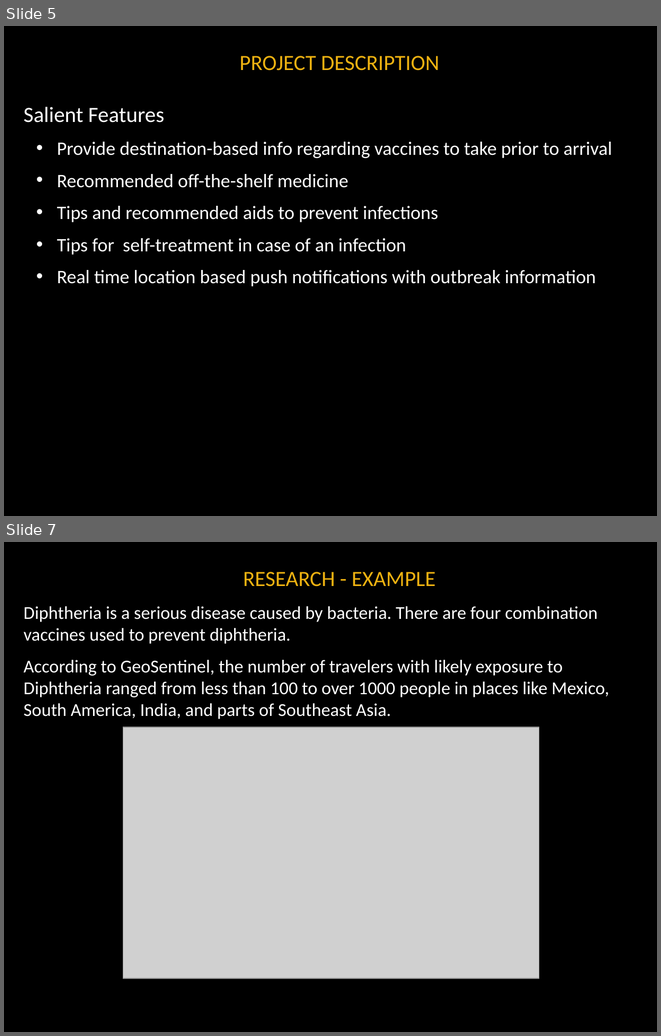
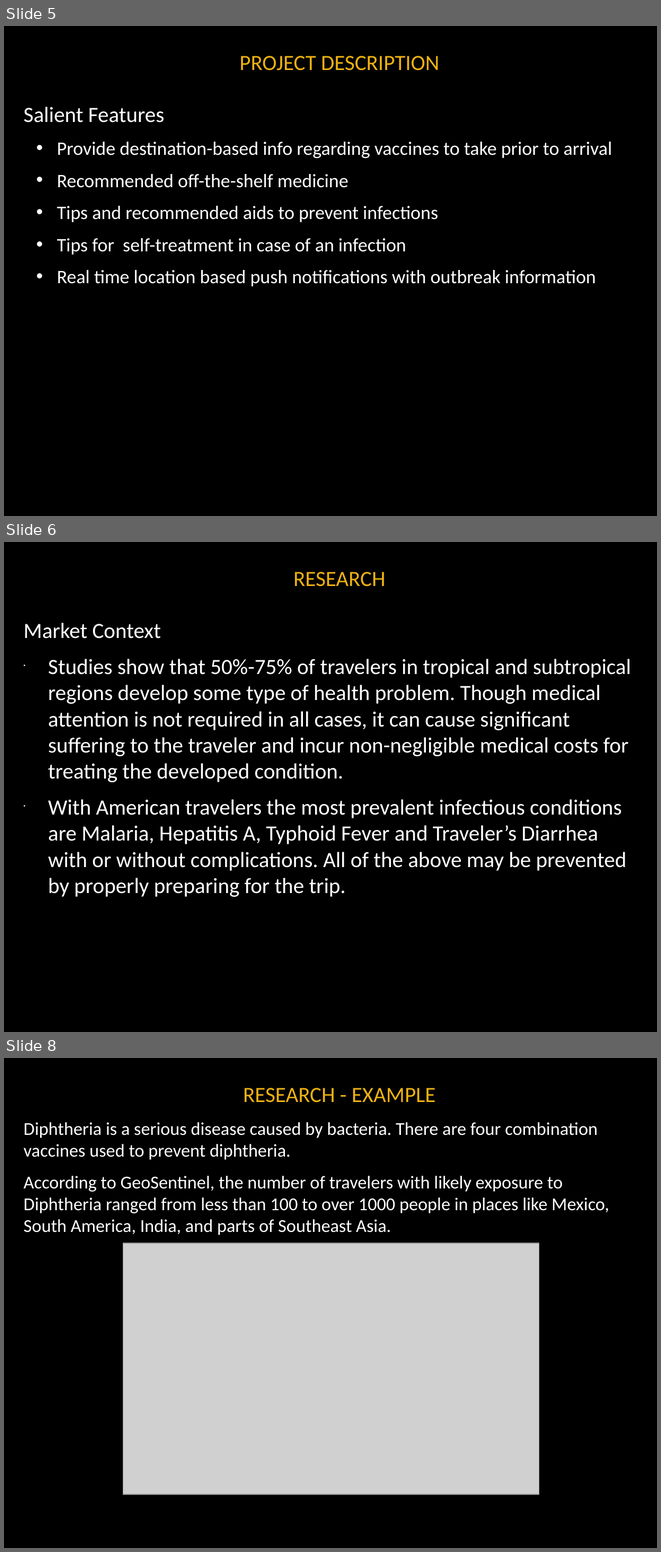
Before and after one commit to noanadler/RockStars, a slide deck: Deliverable1/Docs/TopicPresentation.pptx. Shown one above the other, each under a label of ours: slides 5 and 7 before the commit, slides 5, 6 and 8 after it; the slides between them are not shown. The pictures are 661x1036 and 661x1552 pixels, drawn with LibreOffice and Linux fonts; fonts in the diff are those of the drawing; grey boxes stand for pictures; background and template pictures are left out. Boxes give left, top, right and bottom in pixels: in the first picture for what was removed or moved away, otherwise in the second. Text is boxed around its words. In the diff, an @@ line names an element or a change of style, - is before the commit and + after.

```diff
--- a/Deliverable1/Docs/TopicPresentation.pptx
+++ b/Deliverable1/Docs/TopicPresentation.pptx
@@ slide 6 added at <box>4,542,657,1032</box>, background #000000 @@
@@ title added at <box>293,572,386,587</box>, 24 pt, text #EEB211 @@
+RESEARCH
@@ text added at <box>24,623,631,897</box>, 24 pt, text #FFFFFF @@
+Market Context
+• Studies show that 50%-75% of travelers in tropical and subtropical regions develop some type of health problem. Though medical attention is not required in all cases, it can cause significant suffering to the traveler and incur non-negligible medical costs for treating the developed condition.
+• With American travelers the most prevalent infectious conditions are Malaria, Hepatitis A, Typhoid Fever and Traveler’s Diarrhea with or without complications. All of the above may be prevented by properly preparing for the trip.
@@ what was slide 7 is now slide 8 @@
```
Also in this commit, not shown: 4 slides changed.
